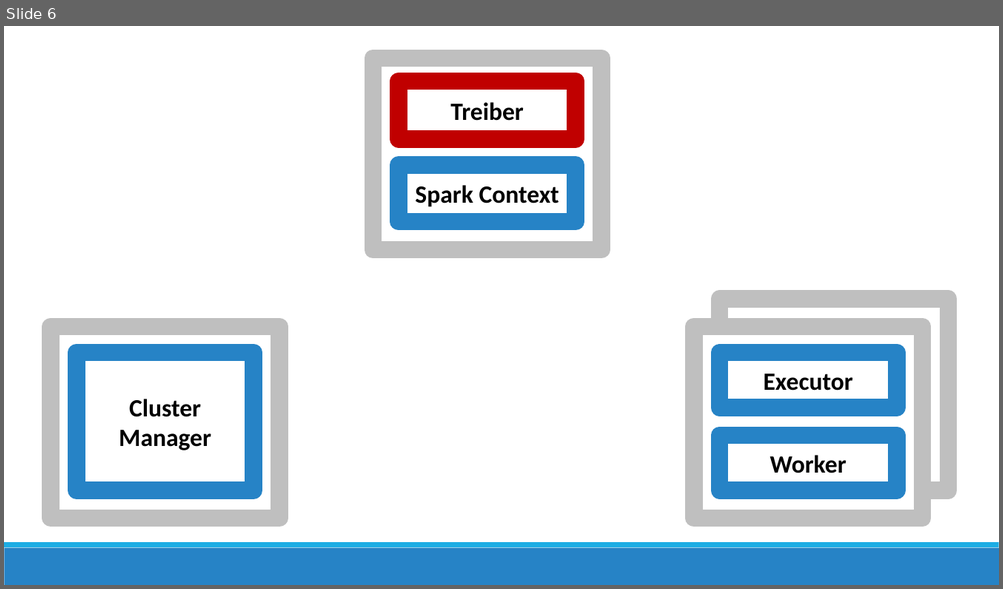
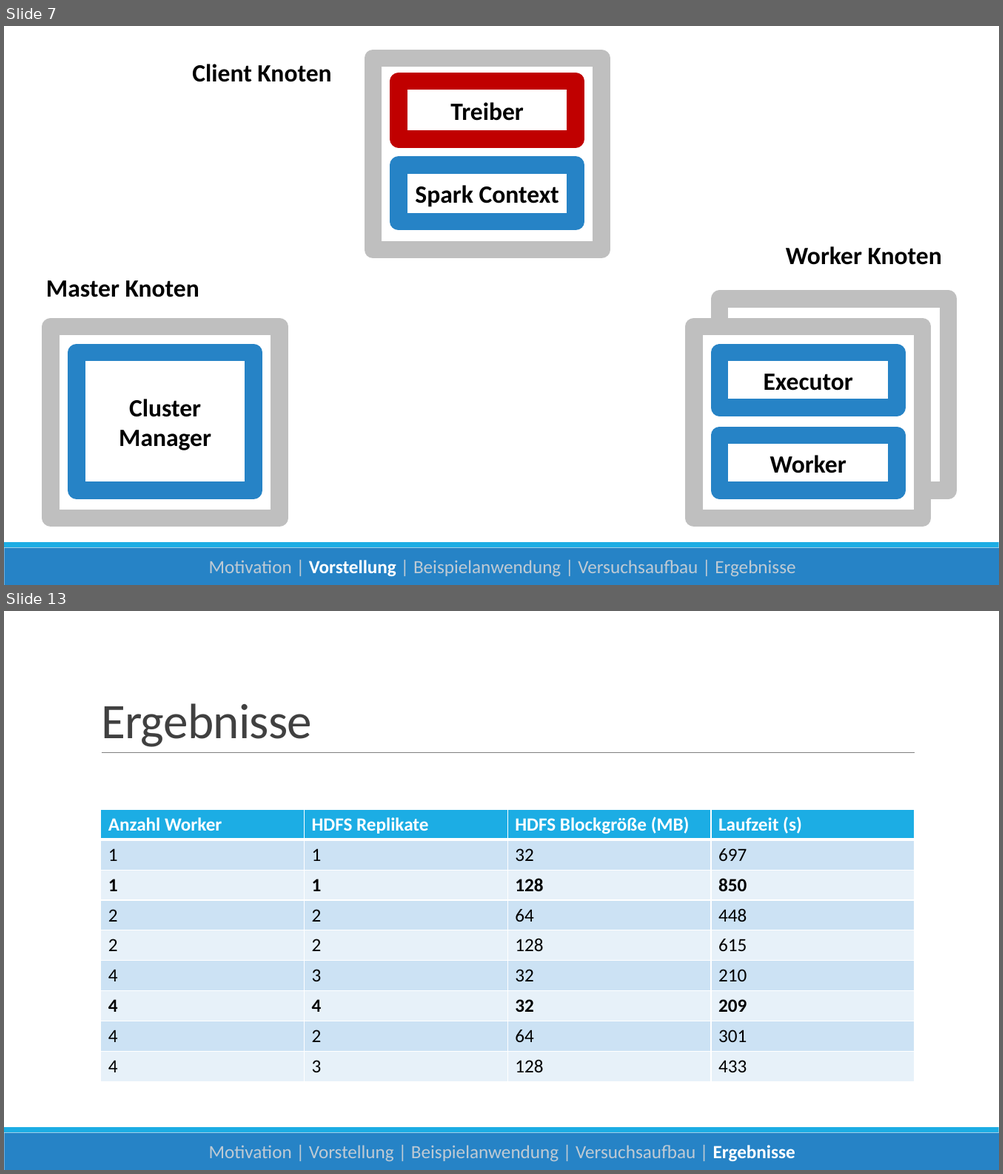
Before and after one commit to danck/bachelor_thesis, a slide deck: 0 - Entwürfe/Skalierbare Datenanalyse mit Apache Spark.pptx. Shown one above the other, each under a label of ours: slide 6 before the commit, slides 7 and 13 after it; the slides between them are not shown. The pictures are 1003x589 and 1003x1174 pixels, drawn with LibreOffice and Linux fonts; fonts in the diff are those of the drawing. Boxes give left, top, right and bottom in pixels: in the first picture for what was removed or moved away, otherwise in the second. Text is boxed around its words. In the diff, an @@ line names an element or a change of style, - is before the commit and + after.

```diff
--- a/0 - Entwürfe/Skalierbare Datenanalyse mit Apache Spark.pptx
+++ b/0 - Entwürfe/Skalierbare Datenanalyse mit Apache Spark.pptx
@@ slide 13 added at (4, 611, 999, 1170), background #FFFFFF at 52% opacity; not listed: 2 template elements that a slide beside it also shows @@
@@ title added at (101, 703, 312, 747), 48 pt, text #404040 @@
+Ergebnisse
@@ line added from (102, 753) to (915, 753), #808080 0.5 pt @@
@@ table added at (101, 809, 916, 1082), 9 rows, 4 columns @@
+Anzahl Worker | HDFS Replikate | HDFS Blockgröße (MB) | Laufzeit (s)
+1 | 1 | 32 | 697
+1 | 1 | 128 | 850
+2 | 2 | 64 | 448
+2 | 2 | 128 | 615
+4 | 3 | 32 | 210
+4 | 4 | 32 | 209
+4 | 2 | 64 | 301
+4 | 3 | 128 | 433
@@ text added at (209, 1145, 795, 1162), 18 pt, text #BECAD4 @@
+Motivation | Vorstellung | Beispielanwendung | Versuchsaufbau | Ergebnisse
@@ what was slide 6 is now slide 7 @@
@@ slide 7 changed as well @@
@@ text added at (192, 64, 331, 82), 24 pt, text #000000, bold @@
+Client Knoten
@@ text added at (785, 247, 942, 265), 24 pt, text #000000, bold @@
+Worker Knoten
@@ text added at (46, 281, 199, 298), 24 pt, text #000000, bold @@
+Master Knoten
@@ text added at (209, 560, 795, 577), 18 pt, text #BECAD4 @@
+Motivation | Vorstellung | Beispielanwendung | Versuchsaufbau | Ergebnisse
```
Also in this commit, not shown: 5 other slides changed, 9 other slides added, 2 slides removed.
